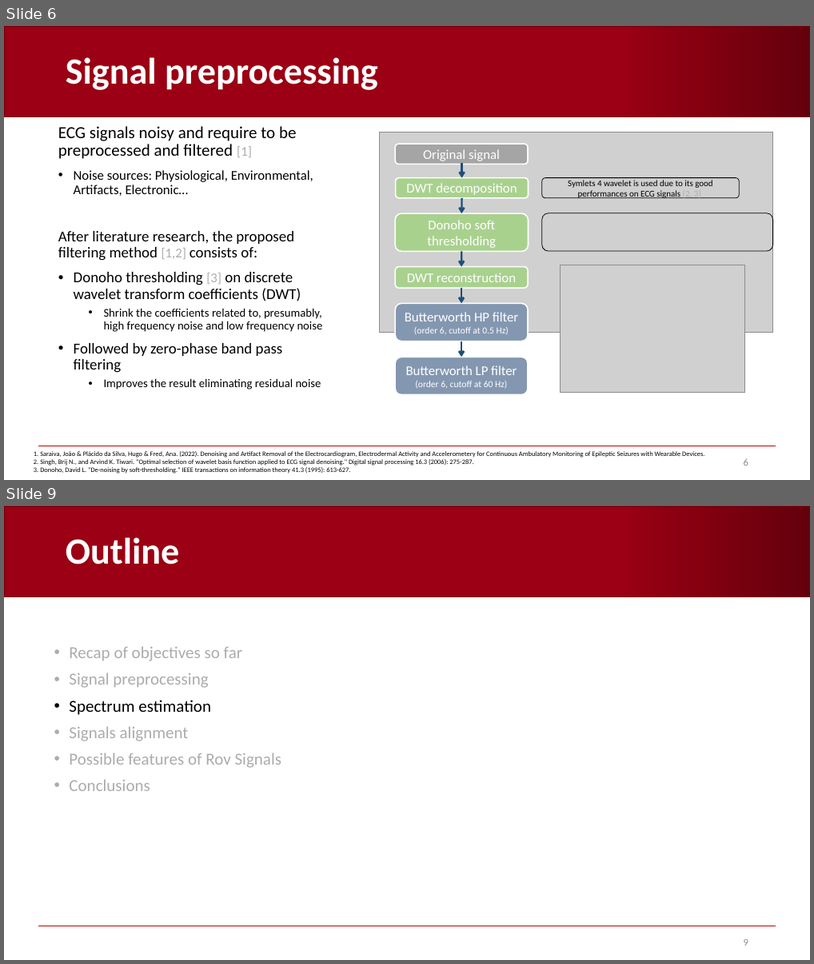
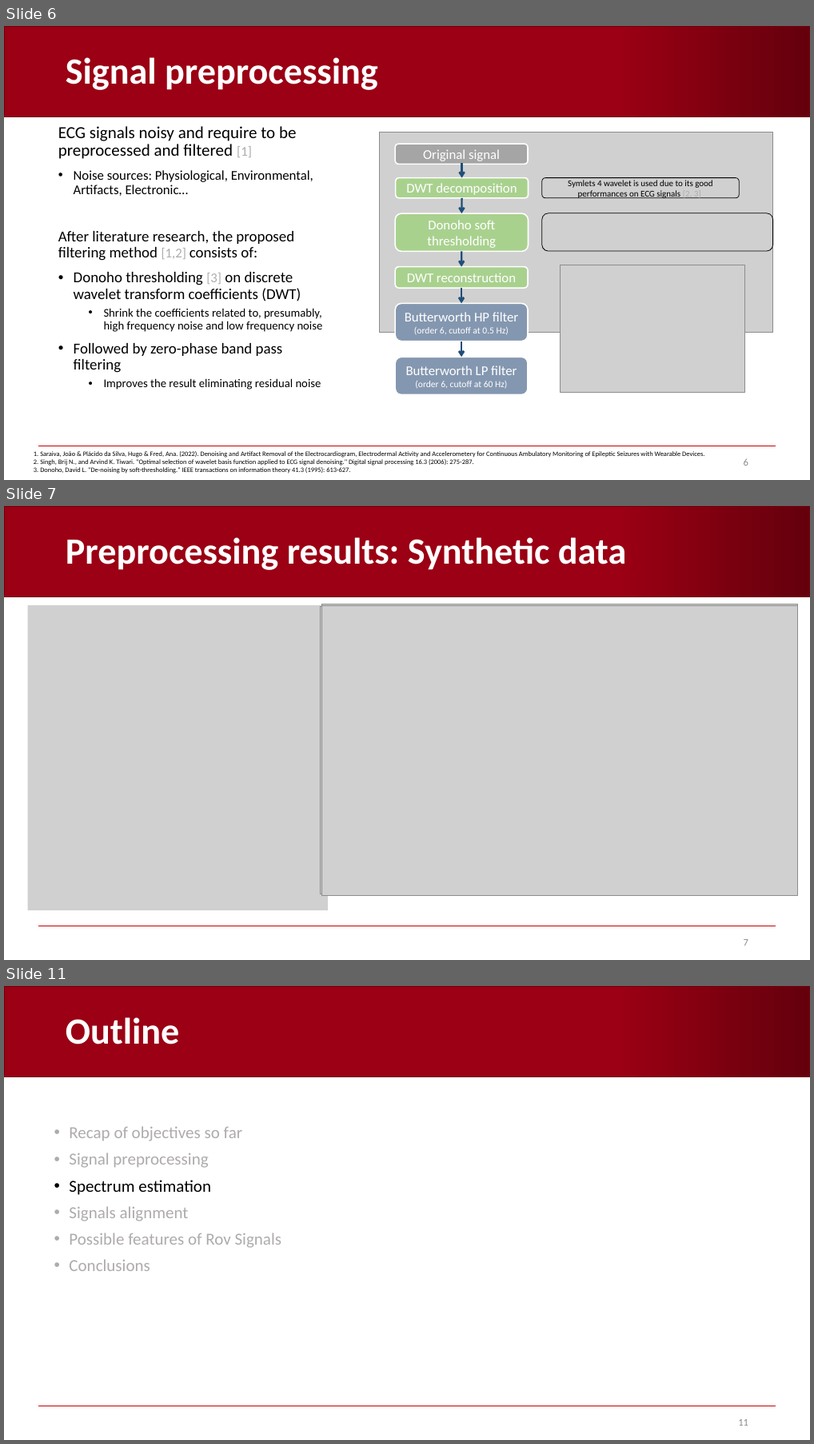
Before and after one commit to AndreaCorrado00/Tesi_magistrale_Corrado_Andrea, a slide deck: Documentation/4. Recap filters-spectrum-alignment .pptx. Shown one above the other, each under a label of ours: slides 6 and 9 before the commit, slides 6, 7 and 11 after it; the slides between them are not shown. The pictures are 814x964 and 814x1444 pixels, drawn with LibreOffice and Linux fonts; fonts in the diff are those of the drawing; grey boxes stand for pictures; background and template pictures are left out. Boxes give left, top, right and bottom in pixels: in the first picture for what was removed or moved away, otherwise in the second. Text is boxed around its words. In the diff, an @@ line names an element or a change of style, - is before the commit and + after.

```diff
--- a/Documentation/4. Recap filters-spectrum-alignment .pptx
+++ b/Documentation/4. Recap filters-spectrum-alignment .pptx
@@ slide 7 added at (x1=4, y1=506, x2=810, y2=960), background #FFFFFF; not listed: 2 template elements that a slide beside it also shows @@
@@ title added at (x1=66, y1=537, x2=627, y2=570), 44 pt, text #FFFFFF, bold @@
+Preprocessing results: Synthetic data
@@ picture added at (x1=27, y1=605, x2=328, y2=910) @@
@@ picture added at (x1=320, y1=607, x2=797, y2=894) @@
@@ picture added at (x1=322, y1=604, x2=798, y2=894) @@
@@ picture added at (x1=322, y1=604, x2=798, y2=892) @@
@@ picture added at (x1=322, y1=605, x2=798, y2=895) @@
@@ picture added at (x1=326, y1=620, x2=798, y2=884) @@
@@ page number added at (x1=744, y1=939, x2=749, y2=945), 12 pt, text #8C8C8C @@
+7
@@ what was slide 9 is now slide 11 @@
@@ page number at (x1=738, y1=1419, x2=749, y2=1425): text changed @@
-9
+11
```
Also in this commit, not shown: 9 slides changed, 1 other slide added, 2 other files.
